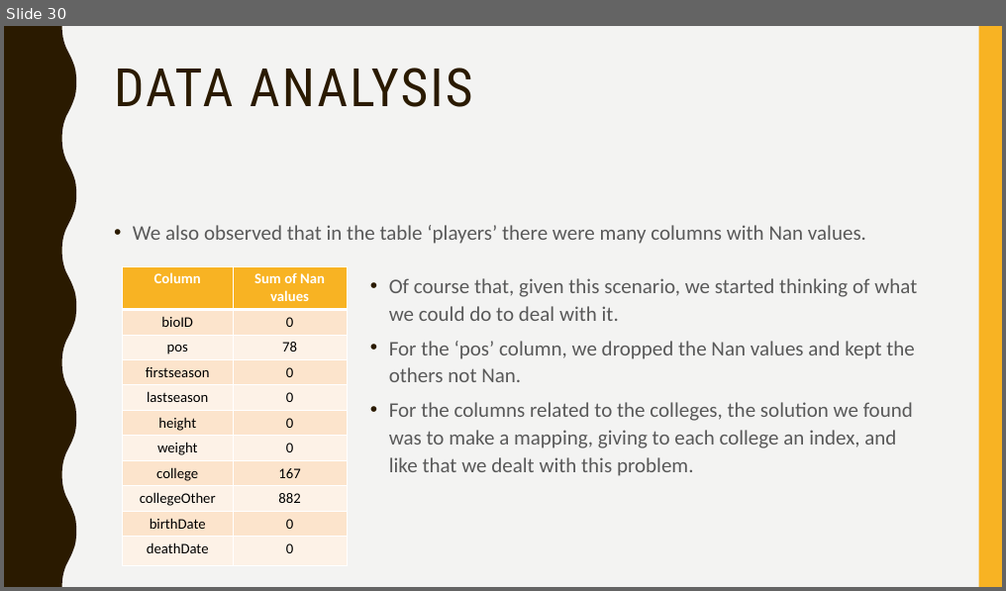
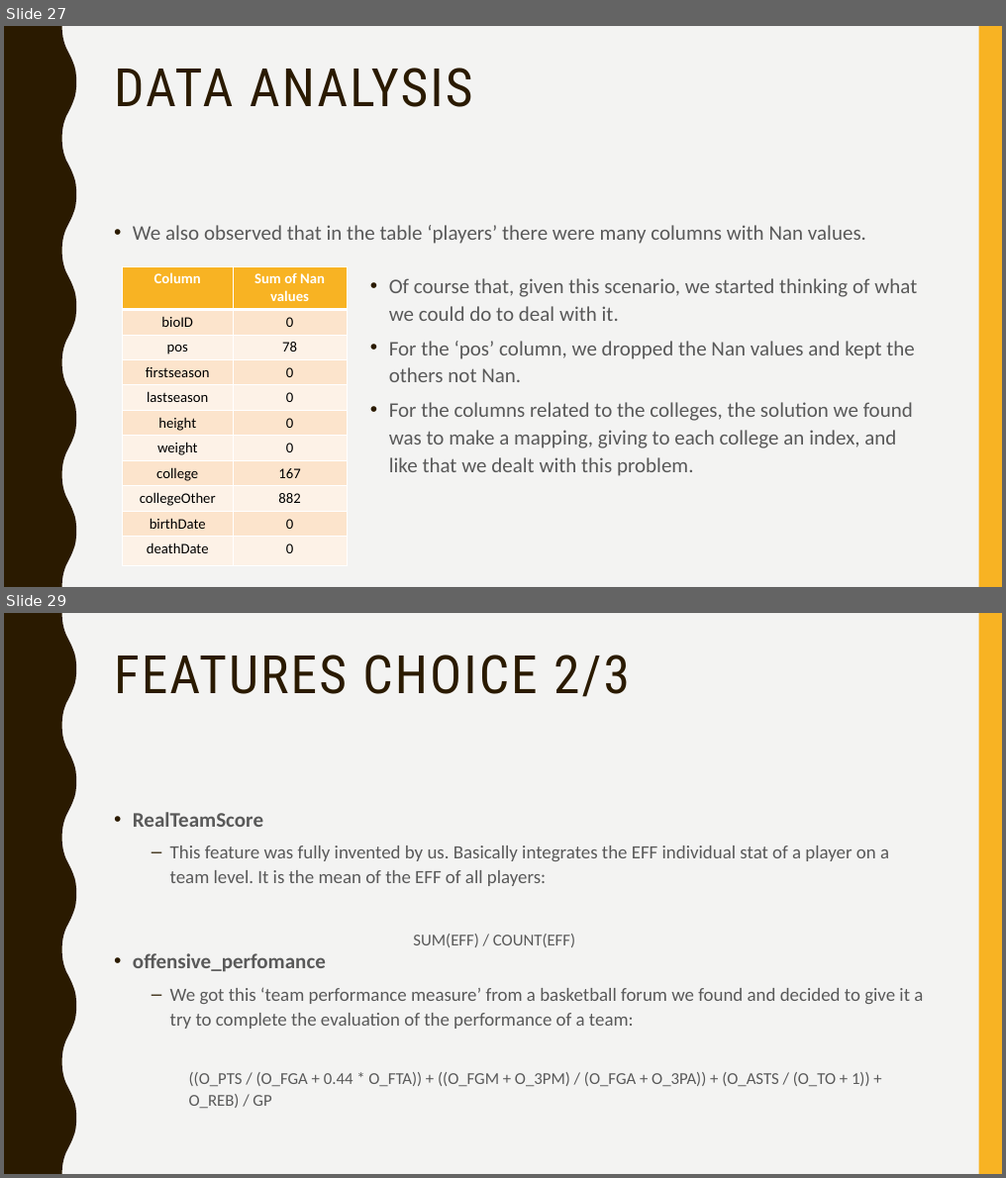
Before and after one commit to afs202005277/AC, a slide deck: ppt projeto.pptx. Shown one above the other, each under a label of ours: slide 30 before the commit, slides 27 and 29 after it; the slides between them are not shown. The pictures are 1006x591 and 1006x1178 pixels, drawn with LibreOffice and Linux fonts; fonts in the diff are those of the drawing. Boxes give left, top, right and bottom in pixels: in the first picture for what was removed or moved away, otherwise in the second. Text is boxed around its words. In the diff, an @@ line names an element or a change of style, - is before the commit and + after.

```diff
--- a/ppt projeto.pptx
+++ b/ppt projeto.pptx
@@ slide 29 added at [4,613,1002,1174], background #F3F3F2; not listed: 2 template elements that a slide beside it also shows @@
@@ title added at [114,655,630,697], 51 pt, text #2A1A00 @@
+FEATURES CHOICE 2/3
@@ text added at [133,812,889,948], 18 pt, text #595959 @@
+• RealTeamScore
+  – This feature was fully invented by us. Basically integrates the EFF individual stat of a player on a team level. It is the mean of the EFF of all players:
+    SUM(EFF) / COUNT(EFF)
@@ text added at [133,954,923,1108], 18 pt, text #595959 @@
+• offensive_perfomance
+  – We got this ‘team performance measure’ from a basketball forum we found and decided to give it a try to complete the evaluation of the performance of a team:
+    ((O_PTS / (O_FGA + 0.44 * O_FTA)) + ((O_FGM + O_3PM) / (O_FGA + O_3PA)) + (O_ASTS / (O_TO + 1)) + O_REB) / GP
@@ what was slide 30 is now slide 27 @@
```
Also in this commit, not shown: 3 slides changed, 5 other slides added, 13 slides removed.
